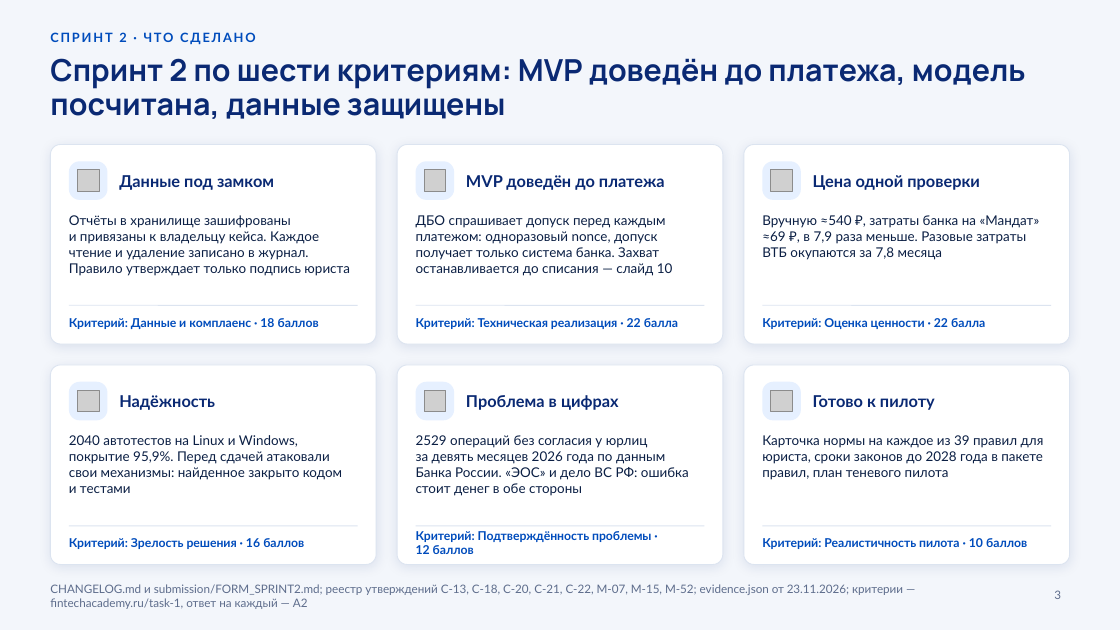
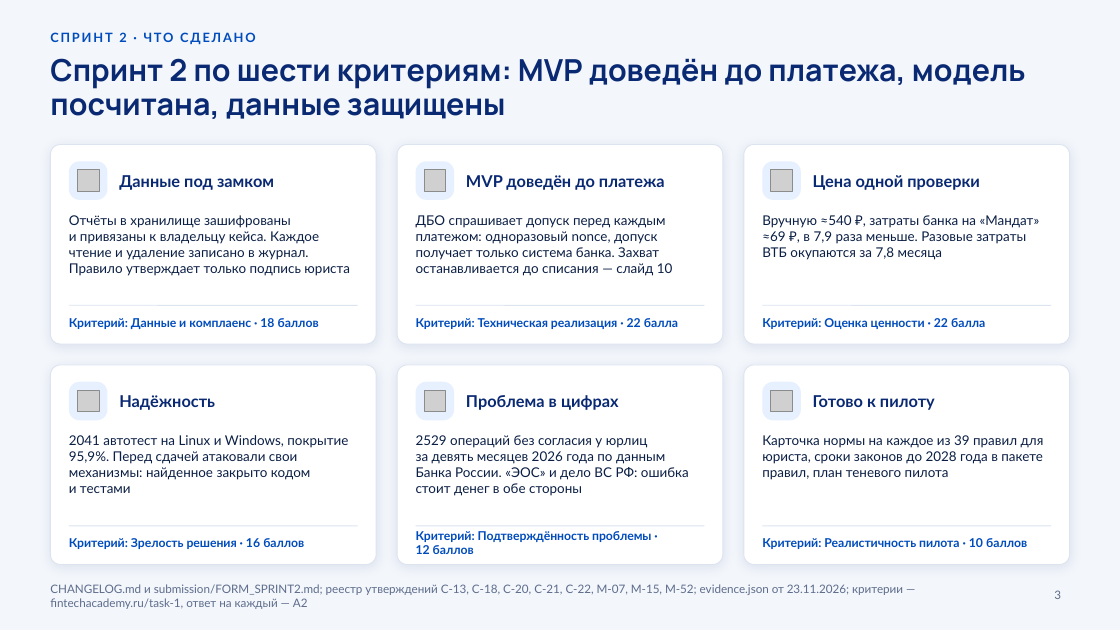
Before and after one commit to KonkovDV/Mandat, a slide deck: slide 3 of submission/slides/Mandat_VTB.pptx. Drawn at 1120x630 pixels with LibreOffice and Linux fonts; fonts in the diff are those of the drawing; grey boxes stand for pictures; background and template pictures are left out. Boxes give left, top, right and bottom in pixels: in the first picture for what was removed or moved away, otherwise in the second. Text is boxed around its words. In the diff, an @@ line names an element or a change of style, - is before the commit and + after.

Commit message:
fuzzing: monitoring batches as a ClusterFuzzLite target; SECURITY.md lists the new protections
fuzz/fuzz_monitoring.py feeds any JSON batch to parse_events and evaluate with a moment and a
notice window; anything but the errors the API maps to 422 is a finding. The example batches are
its seed corpus, and the quick test runs it with the other targets. SECURITY.md now names random
keys in pilot and prod and the linear scans of client text. Evidence rebuilt, 2041 tests.

```diff
--- a/submission/slides/Mandat_VTB.pptx
+++ b/submission/slides/Mandat_VTB.pptx
@@ text at [69,435,348,493]: text changed @@
-2040 автотестов на Linux и Windows, покрытие 95,9%. Перед сдачей атаковали свои механизмы: найденное закрыто кодом и тестами
+2041 автотест на Linux и Windows, покрытие 95,9%. Перед сдачей атаковали свои механизмы: найденное закрыто кодом и тестами
```
Also in this commit, not shown: 7 other slides changed, 32 other files.
